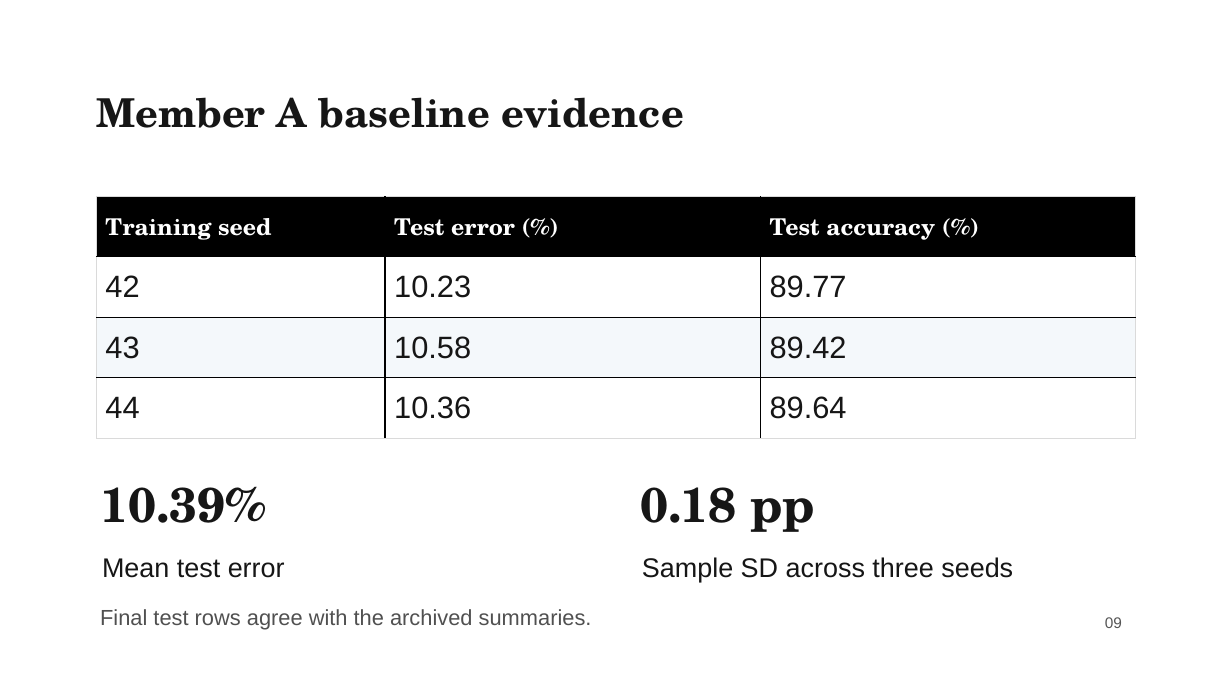
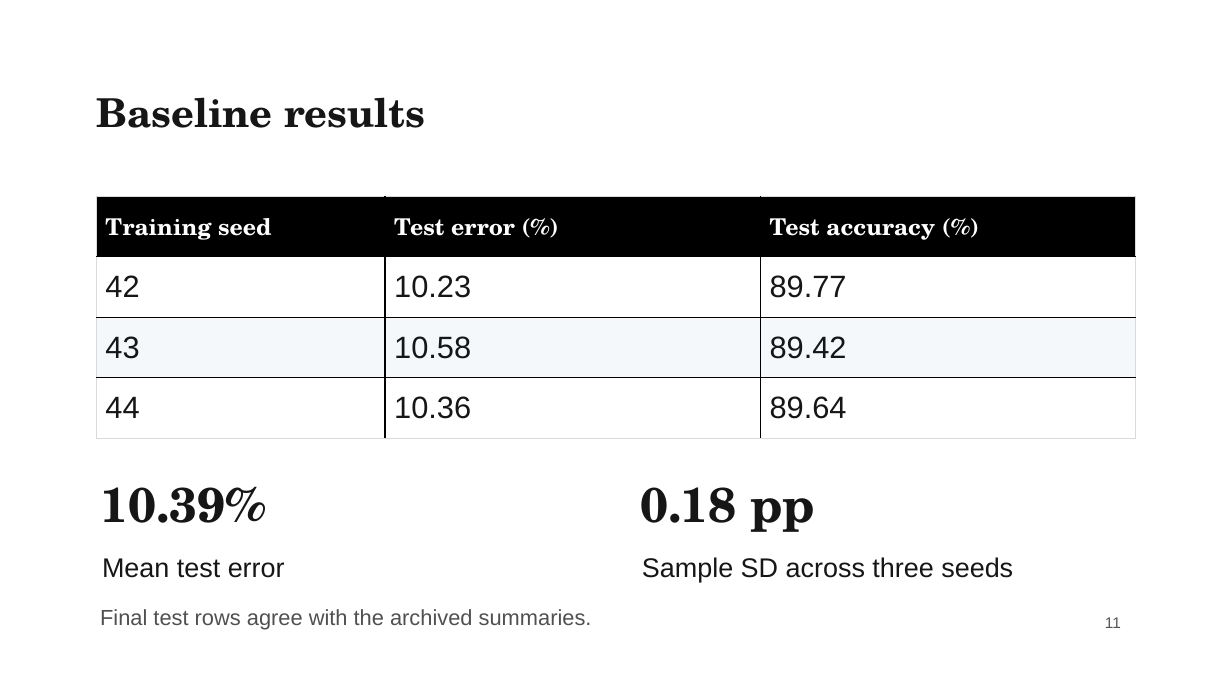
Before and after one commit to liuyanze910-svg/miae01-resnet-replication, a slide deck: slide 11 of docs/slides/week4_a_background_methods.pptx (slide 9 before the commit). Drawn at 1232x693 pixels with LibreOffice and Linux fonts; fonts in the diff are those of the drawing; background and template pictures are left out. Boxes give left, top, right and bottom in pixels: in the first picture for what was removed or moved away, otherwise in the second. Text is boxed around its words. In the diff, an @@ line names an element or a change of style, - is before the commit and + after.

```diff
--- a/docs/slides/week4_a_background_methods.pptx
+++ b/docs/slides/week4_a_background_methods.pptx
@@ text at (x1=96, y1=97, x2=425, y2=128): text changed @@
-Member A baseline evidence
+Baseline results
@@ text at (x1=1105, y1=617, x2=1121, y2=628): text changed @@
-09
+11
```
Also in this commit, not shown: 7 other slides changed, 3 slides added, 4 other files.
